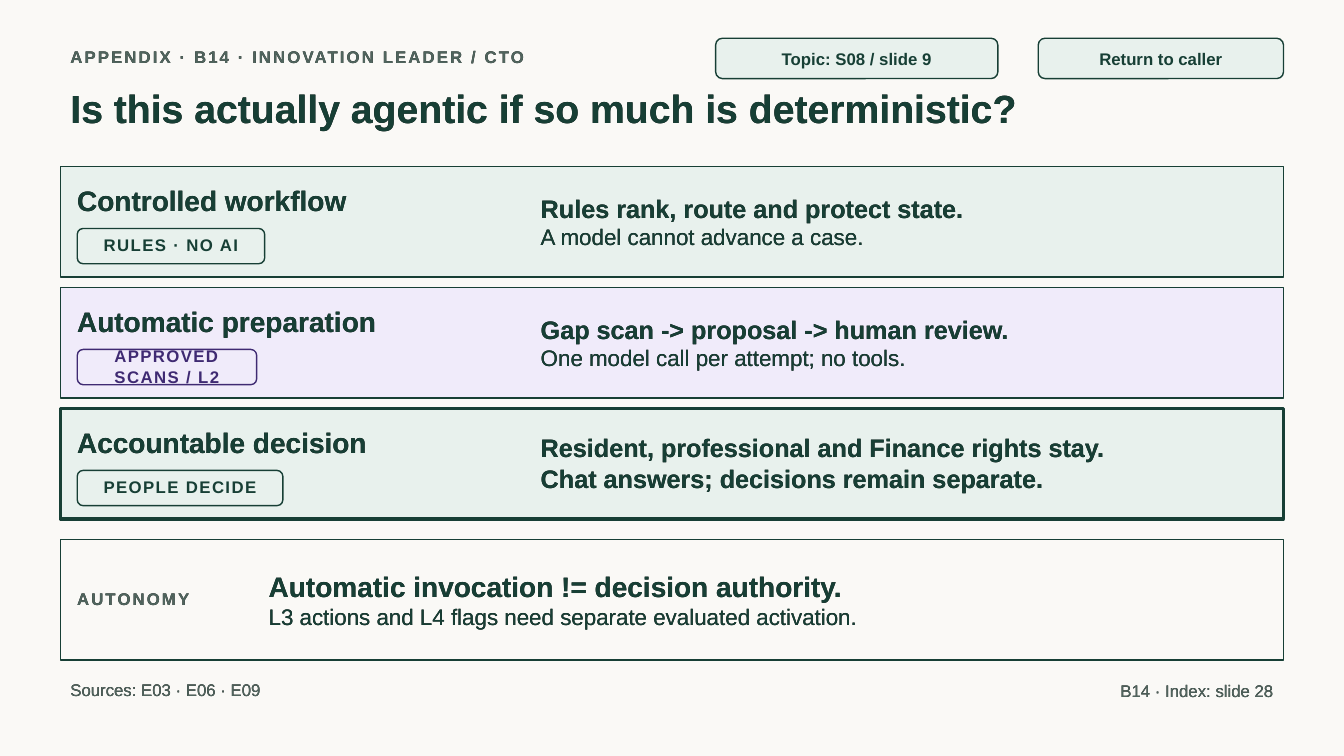
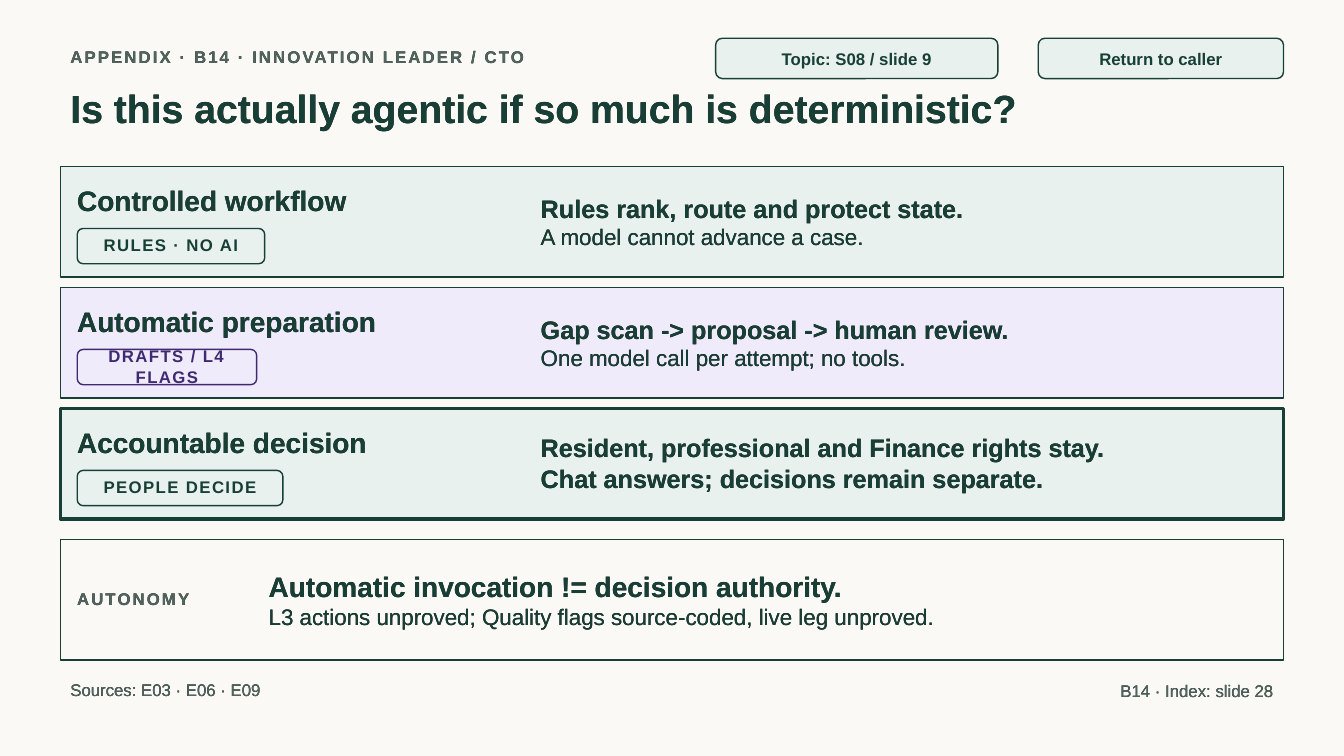
Before and after one commit to jmservera/ama, a slide deck: slide 42 of docs/capstone/deck/zava-forward-cowork-v2-draft.pptx. Drawn at 1344x756 pixels with LibreOffice and Linux fonts; fonts in the diff are those of the drawing. Boxes give left, top, right and bottom in pixels: in the first picture for what was removed or moved away, otherwise in the second. Text is boxed around its words. In the diff, an @@ line names an element or a change of style, - is before the commit and + after.

```diff
--- a/docs/capstone/deck/zava-forward-cowork-v2-draft.pptx
+++ b/docs/capstone/deck/zava-forward-cowork-v2-draft.pptx
@@ text in rounded rectangle at (x1=108, y1=349, x2=224, y2=386): text changed @@
-APPROVED SCANS / L2
+DRAFTS / L4 FLAGS
@@ text at (x1=269, y1=608, x2=933, y2=630): text changed @@
-L3 actions and L4 flags need separate evaluated activation.
+L3 actions unproved; Quality flags source-coded, live leg unproved.
```
Also in this commit, not shown: 11 other slides changed, 17 other files.
